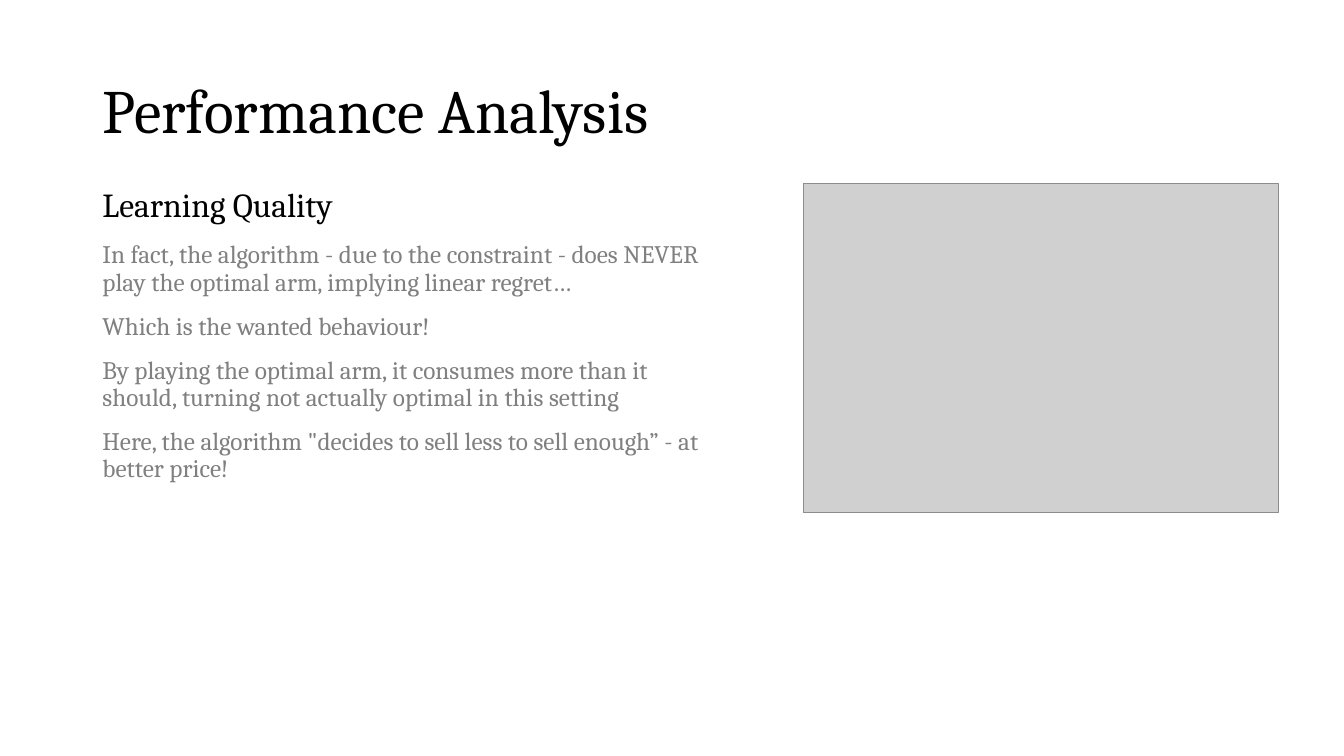
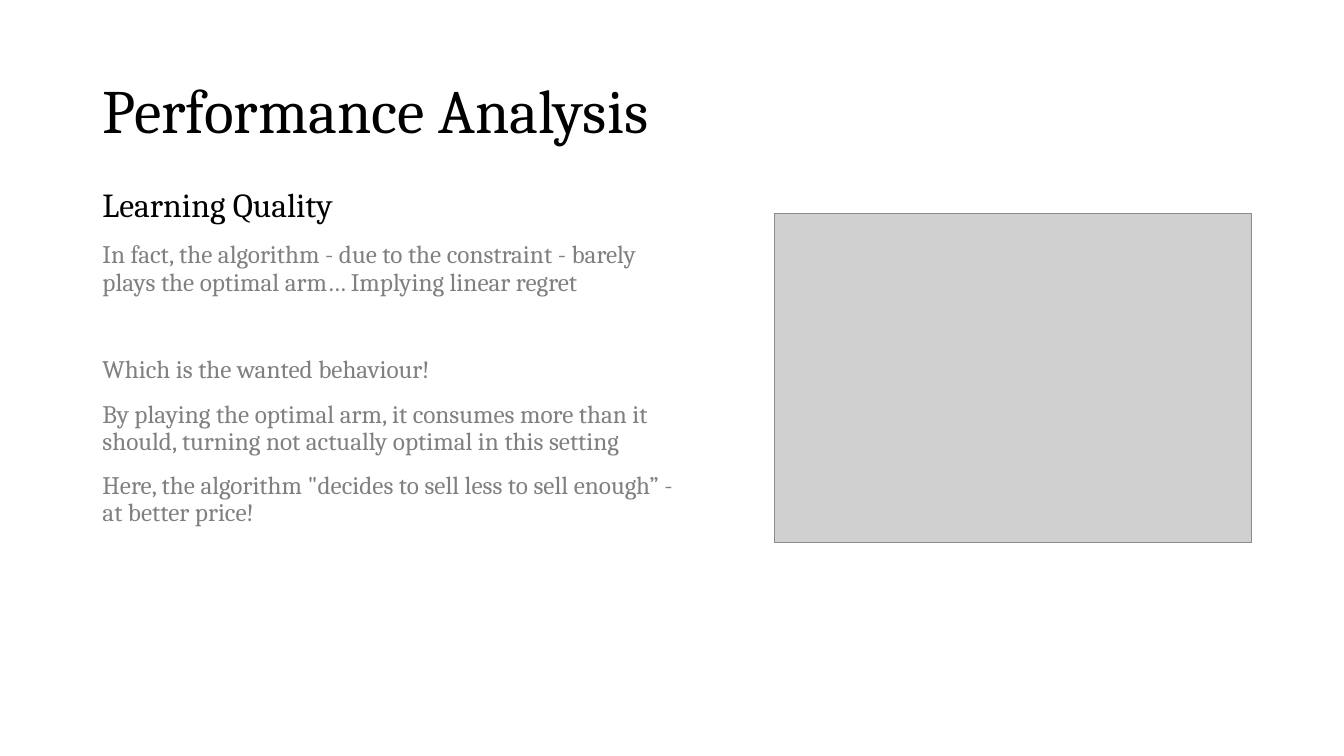
Before and after one commit to peetceenatoo/online-learning, a slide deck: slide 14 of Slides.pptx (slide 16 before the commit). Drawn at 1344x756 pixels with LibreOffice and Linux fonts; fonts in the diff are those of the drawing; grey boxes stand for pictures. Boxes give left, top, right and bottom in pixels: in the first picture for what was removed or moved away, otherwise in the second. Text is boxed around its words. In the diff, an @@ line names an element or a change of style, - is before the commit and + after.

```diff
--- a/Slides.pptx
+++ b/Slides.pptx
@@ picture: place and size @@
-picture at [804, 184, 1278, 512]
+picture at [774, 214, 1252, 542]
@@ text at [102, 245, 636, 297]: text changed @@
-In fact, the algorithm - due to the constraint - does NEVER play the optimal arm, implying linear regret…
+In fact, the algorithm - due to the constraint - barely plays the optimal arm… Implying linear regret
```
Also in this commit, not shown: 15 other slides changed, 2 slides added, 4 slides removed, 2 other files.
